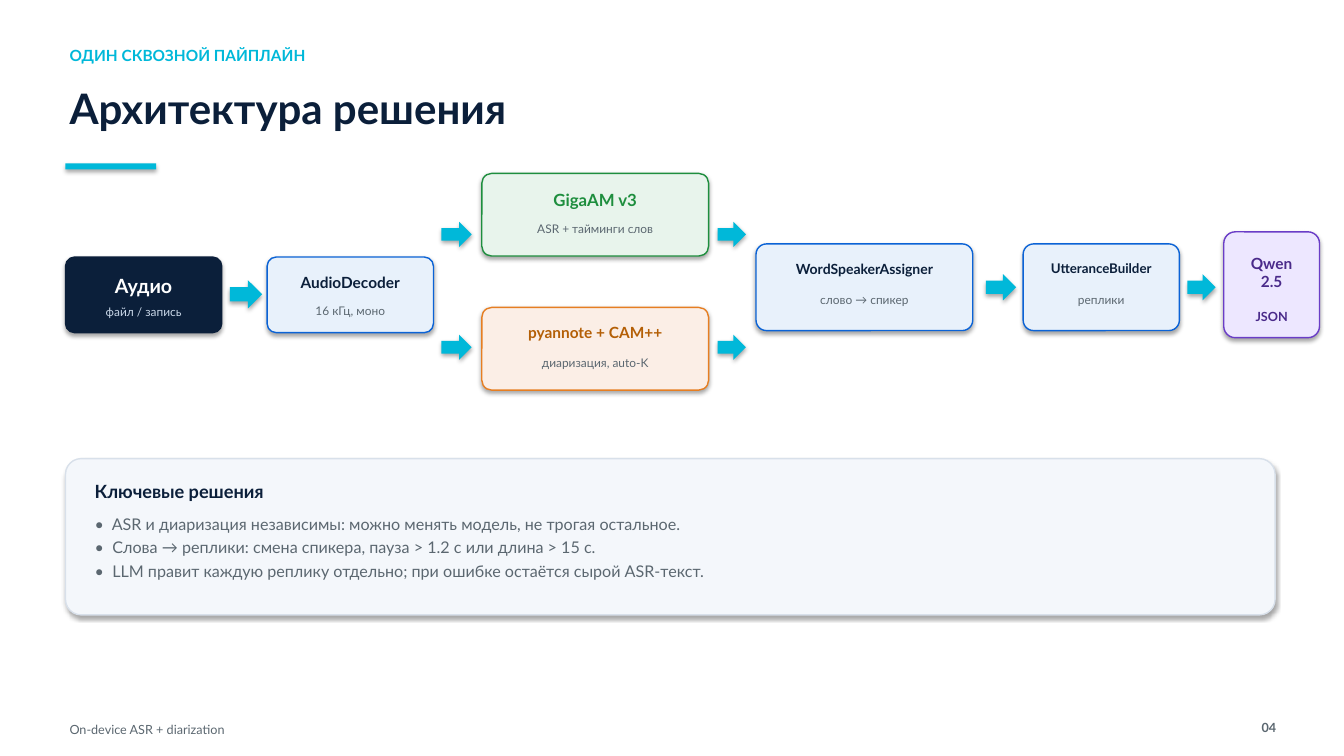
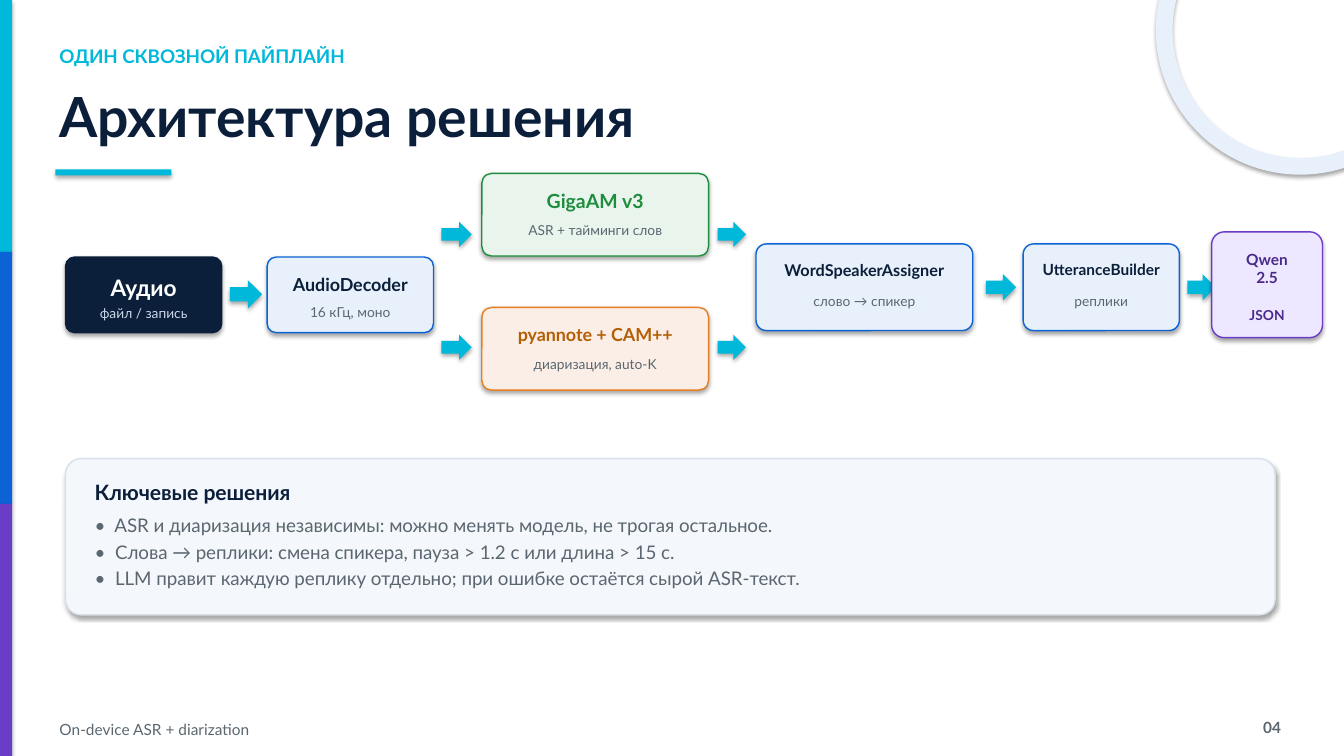
Before and after one commit to VershininSemyon/nuclear_hack_team_corgi, a slide deck: slide 4 of docs/hackathon_defense.pptx. Drawn at 1344x756 pixels with LibreOffice and Linux fonts; fonts in the diff are those of the drawing. Boxes give left, top, right and bottom in pixels: in the first picture for what was removed or moved away, otherwise in the second. Text is boxed around its words. In the diff, an @@ line names an element or a change of style, - is before the commit and + after.

Commit message:
Add audio seeking, playback controls, EN localization and new report
- seek bar with pause, replay-from-start and stop; slider hides on stop/finish\n- RU/EN switch on the library screen; UI strings translated\n- editable LLM prompt with reset pinned to the card edge\n- full-width status cards with centered ready/failed dots\n- PDF report expanded with the complete diarization chain\n- deck: larger type, benchmark slide, accent design

```diff
--- a/docs/hackathon_defense.pptx
+++ b/docs/hackathon_defense.pptx
@@ rectangle added at [0, 0, 12, 252], fill #00B8D9 @@
@@ ellipse added at [1165, 0, 1344, 166], outline #E8F1FB 12 pt @@
@@ text "ОДИН СКВОЗНОЙ ПАЙПЛАЙН": place and size @@
-text "ОДИН СКВОЗНОЙ ПАЙПЛАЙН" at [70, 48, 305, 64]
+text "ОДИН СКВОЗНОЙ ПАЙПЛАЙН" at [59, 46, 345, 67]
@@ text "ОДИН СКВОЗНОЙ ПАЙПЛАЙН" at [59, 46, 345, 67]: size 11 to 13.3 pt @@
@@ text "Архитектура решения": place and size @@
-text "Архитектура решения" at [70, 93, 506, 131]
+text "Архитектура решения" at [59, 97, 634, 147]
@@ text "Архитектура решения" at [59, 97, 634, 147]: size 30 to 39.4 pt @@
@@ rectangle: place and size @@
-rectangle at [66, 163, 156, 169]
+rectangle at [55, 169, 171, 175]
@@ text "GigaAM v3" at [547, 193, 644, 212]: size 12 to 13.9 pt @@
@@ rounded rectangle: place and size @@
-rounded rectangle at [1224, 232, 1320, 338]
+rounded rectangle at [1212, 232, 1323, 338]
@@ rectangle added at [0, 252, 12, 504], fill #0B63D6 @@
@@ text "AudioDecoder" at [293, 277, 408, 291]: size 11 to 12.8 pt @@
@@ text "WordSpeakerAssigner" at [784, 264, 944, 279]: size 10 to 11.6 pt @@
@@ text "UtteranceBuilder" at [1043, 263, 1160, 275]: size 9.5 to 11 pt @@
@@ text "Qwen": place and size @@
-text "Qwen" at [1251, 257, 1293, 287]
+text "Qwen" at [1246, 253, 1288, 283]
@@ text "Аудио" at [111, 279, 177, 300]: size 14 to 16.2 pt @@
@@ size 8.5 to 9.9 pt in 6 elements at [100, 308, 188, 321], [310, 307, 390, 320], [528, 225, 662, 235], [534, 359, 656, 372], [813, 299, 915, 308], [1074, 299, 1128, 308] @@
@@ text "pyannote + CAM++" at [518, 328, 673, 344]: size 11 to 12.8 pt @@
@@ text "JSON": place and size @@
-text "JSON" at [1256, 312, 1288, 321]
+text "JSON" at [1249, 310, 1284, 320]
@@ text "JSON" at [1249, 310, 1284, 320]: size 9 to 9.9 pt @@
@@ text "Ключевые решения" at [95, 484, 291, 504]: size 13 to 15.1 pt @@
@@ rectangle added at [0, 504, 12, 756], fill #6A3DC7 @@
@@ text "• ASR и диаризация независимы: ..." at [114, 518, 800, 589]: size 11.5 to 13.3 pt @@
@@ text "On-device ASR + diarization": place and size @@
-text "On-device ASR + diarization" at [70, 724, 225, 734]
+text "On-device ASR + diarization" at [59, 723, 249, 735]
@@ text "On-device ASR + diarization" at [59, 723, 249, 735]: size 9 to 11 pt @@
@@ text "04" at [1263, 722, 1281, 733]: size 9 to 11 pt @@
```
Also in this commit, not shown: 10 other slides changed, 1 slide added, 1 slide removed, 8 other files.
